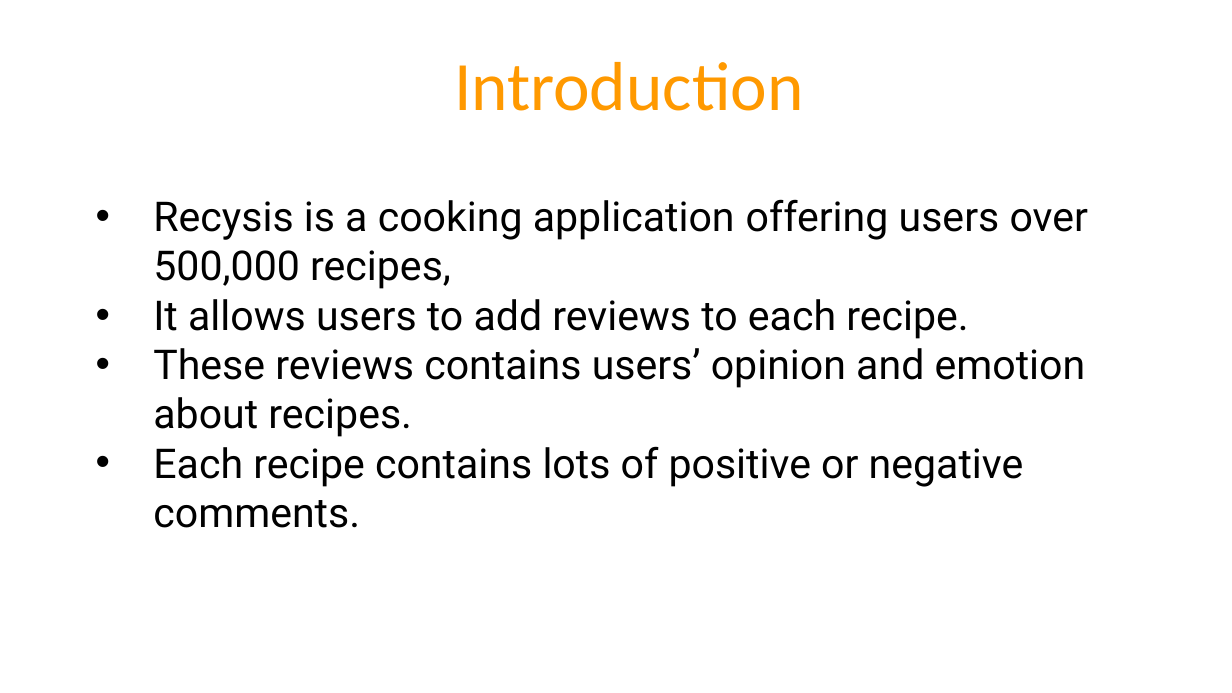
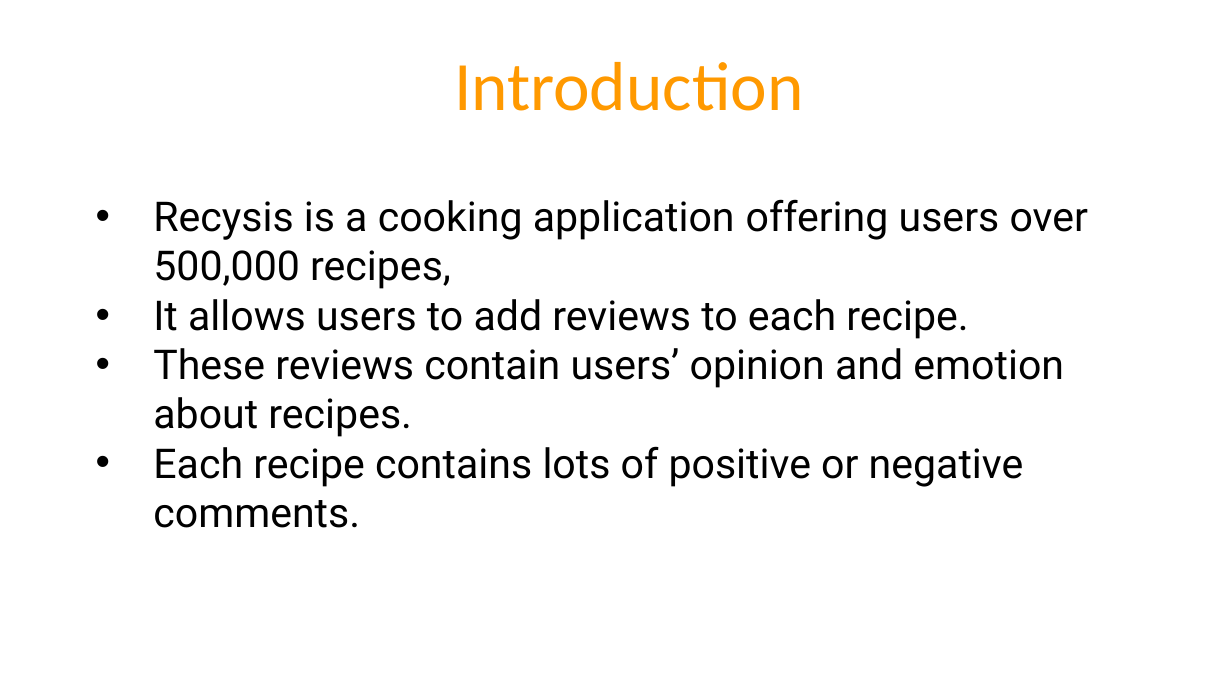
Before and after one commit to IreneCantini/Recysis, a slide deck: slide 4 of Recysis.pptx. Drawn at 1232x693 pixels with LibreOffice and Linux fonts; fonts in the diff are those of the drawing. Boxes give left, top, right and bottom in pixels: in the first picture for what was removed or moved away, otherwise in the second. Text is boxed around its words. In the diff, an @@ line names an element or a change of style, - is before the commit and + after.

```diff
--- a/Recysis.pptx
+++ b/Recysis.pptx
@@ text at box(153, 348, 1064, 437): text changed @@
-• These reviews contains users’ opinion and emotion about recipes.
+• These reviews contain users’ opinion and emotion about recipes.
```
Also in this commit, not shown: 6 other slides changed.
